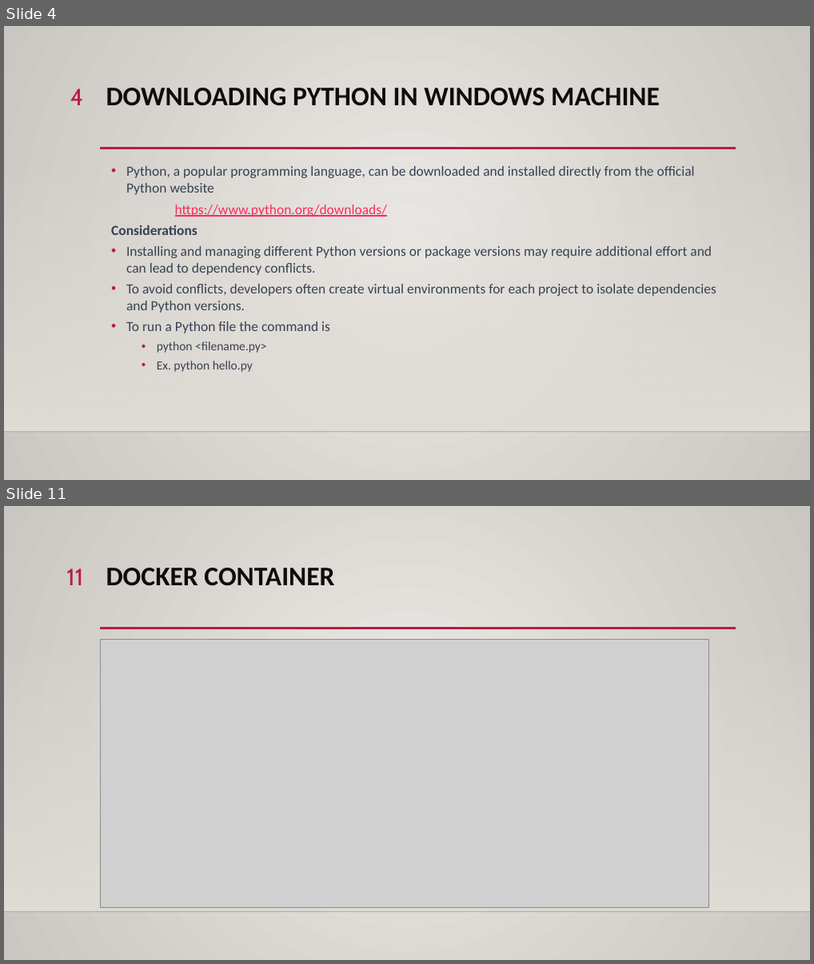
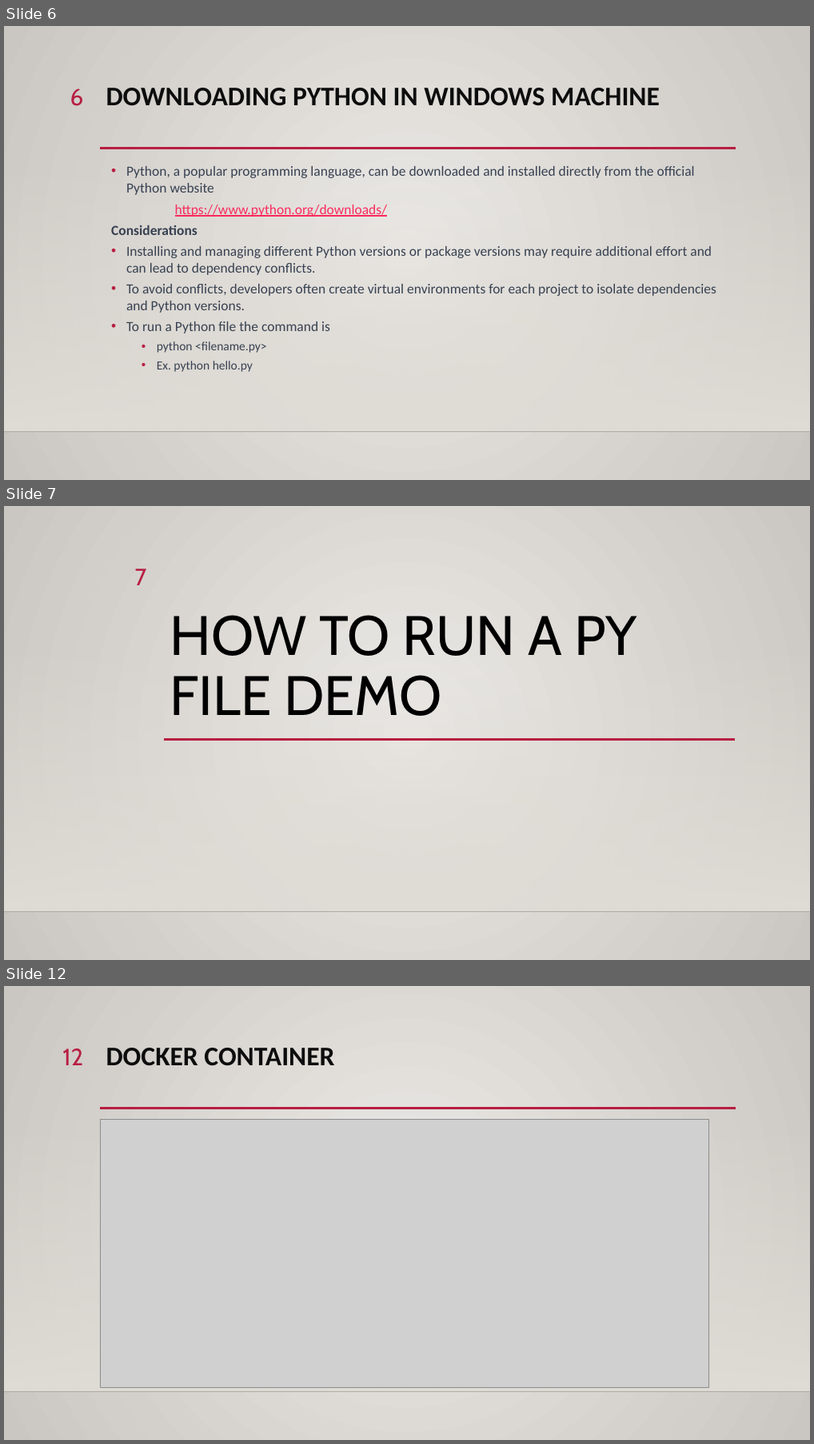
Before and after one commit to ddum-sutd/docker_workshop, a slide deck: Docker_workshop.pptx. Shown one above the other, each under a label of ours: slides 4 and 11 before the commit, slides 6, 7 and 12 after it; the slides between them are not shown. The pictures are 814x964 and 814x1444 pixels, drawn with LibreOffice and Linux fonts; fonts in the diff are those of the drawing; grey boxes stand for pictures; background and template pictures are left out. Boxes give left, top, right and bottom in pixels: in the first picture for what was removed or moved away, otherwise in the second. Text is boxed around its words. In the diff, an @@ line names an element or a change of style, - is before the commit and + after.

```diff
--- a/Docker_workshop.pptx
+++ b/Docker_workshop.pptx
@@ slide 7 added at <box>4,506,810,960</box>, background gradient #ECEAE7 to #CAC7C1; not listed: 2 template elements that a slide beside it also shows @@
@@ page number added at <box>135,568,147,585</box>, 28 pt, text #B71E42 @@
+7
@@ title added at <box>170,615,638,716</box>, 66 pt, text #000000 @@
+HOW TO RUN A PY FILE DEMO
@@ line added from (164, 740) to (735, 740), #B71E42 2.5 pt @@
@@ what was slide 4 is now slide 6 @@
@@ page number at <box>70,88,84,106</box>: text changed @@
-4
+6
@@ what was slide 11 is now slide 12 @@
@@ page number at <box>62,1048,83,1065</box>: text changed @@
-11
+12
```
Also in this commit, not shown: 12 slides changed.
